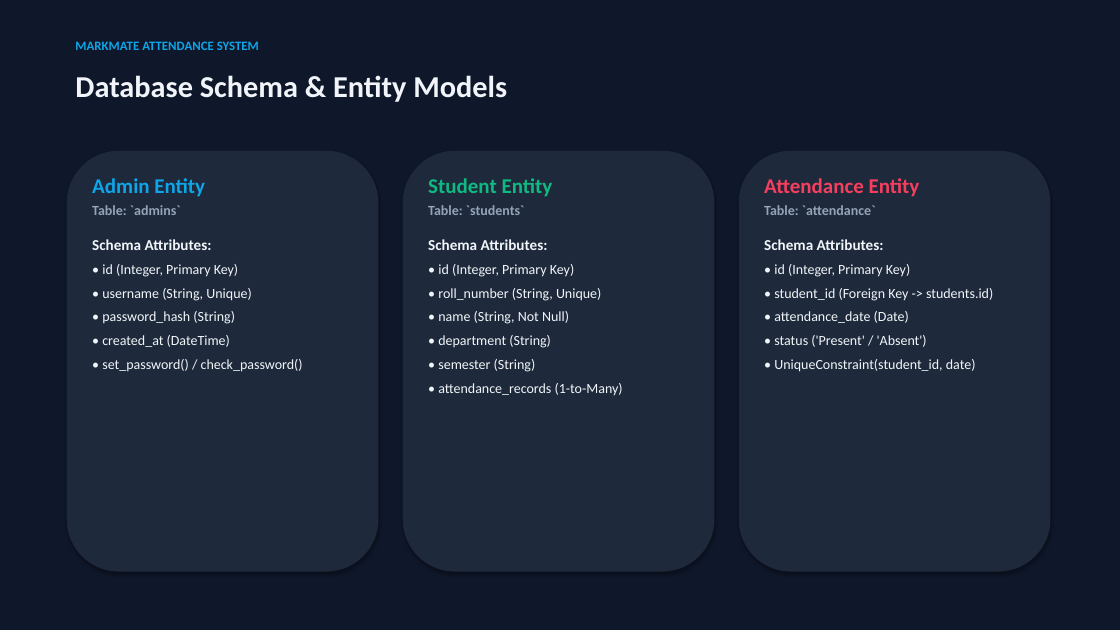
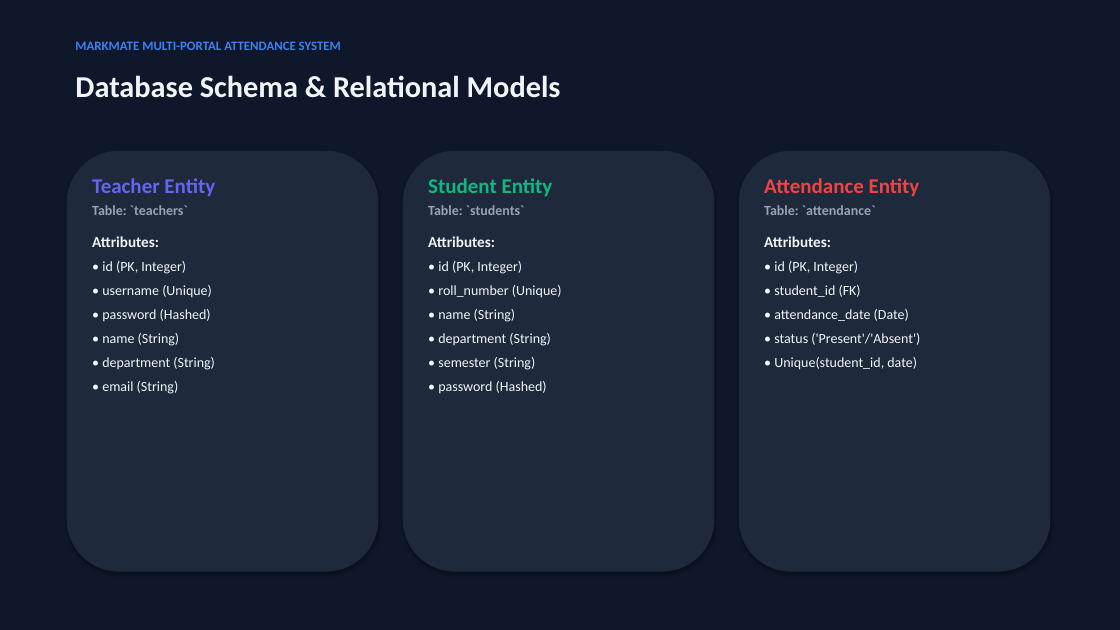
Before and after one commit to Abhii0018/MarkMate, a slide deck: slide 7 of MarkMate_Project_Presentation.pptx (slide 5 before the commit). Drawn at 1120x630 pixels with LibreOffice and Linux fonts; fonts in the diff are those of the drawing. Boxes give left, top, right and bottom in pixels: in the first picture for what was removed or moved away, otherwise in the second. Text is boxed around its words. In the diff, an @@ line names an element or a change of style, - is before the commit and + after.

Commit message:
Add Faculty Teachers, Teacher Portal, Student Portal with <75% RED Threshold Alert, and UI upgrades

```diff
--- a/MarkMate_Project_Presentation.pptx
+++ b/MarkMate_Project_Presentation.pptx
@@ text at box(75, 41, 341, 50): text changed; text colour #0EA5E9 to #3B82F6 @@
-MARKMATE ATTENDANCE SYSTEM
+MARKMATE MULTI-PORTAL ATTENDANCE SYSTEM
@@ text at box(75, 75, 561, 98): text changed @@
-Database Schema & Entity Models
+Database Schema & Relational Models
@@ text at box(92, 178, 215, 394): text changed @@
-Admin Entity
-Table: `admins`
-Schema Attributes:
-• id (Integer, Primary Key)
-• username (String, Unique)
-• password_hash (String)
-• created_at (DateTime)
-• set_password() / check_password()
+Teacher Entity
+Table: `teachers`
+Attributes:
+• id (PK, Integer)
+• username (Unique)
+• password (Hashed)
+• name (String)
+• department (String)
+• email (String)
@@ text at box(764, 178, 920, 197): text colour #F43F5E to #EF4444 in "Attendance Entity" @@
@@ text at box(428, 236, 562, 322): text changed @@
-Schema Attributes:
-• id (Integer, Primary Key)
-• roll_number (String, Unique)
-• name (String, Not Null)
+Attributes:
+• id (PK, Integer)
+• roll_number (Unique)
+• name (String)
@@ text at box(764, 236, 861, 297): text changed @@
-Schema Attributes:
-• id (Integer, Primary Key)
-• student_id (Foreign Key -> students.id)
+Attributes:
+• id (PK, Integer)
+• student_id (FK)
@@ text at box(774, 333, 920, 370): text changed @@
-• status ('Present' / 'Absent')
-• UniqueConstraint(student_id, date)
+• status ('Present'/'Absent')
+• Unique(student_id, date)
@@ text at box(438, 381, 547, 394): text changed @@
-• attendance_records (1-to-Many)
+• password (Hashed)
```
Also in this commit, not shown: 6 other slides changed, 2 slides added, 1 slide removed, 30 other files.
